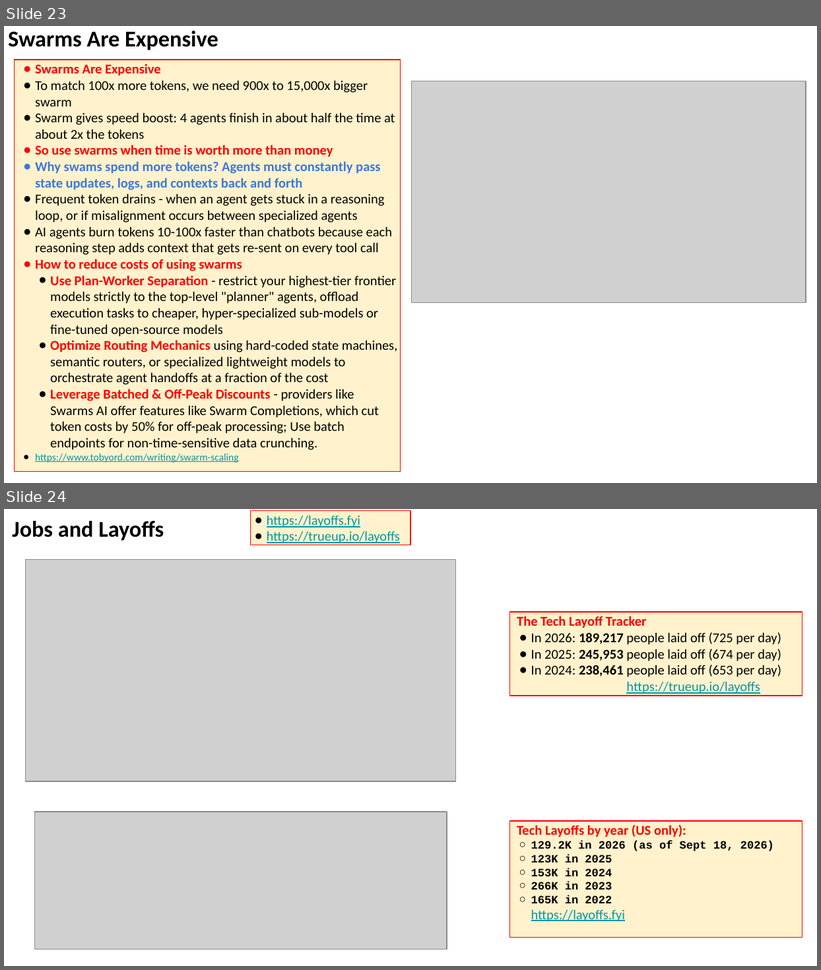
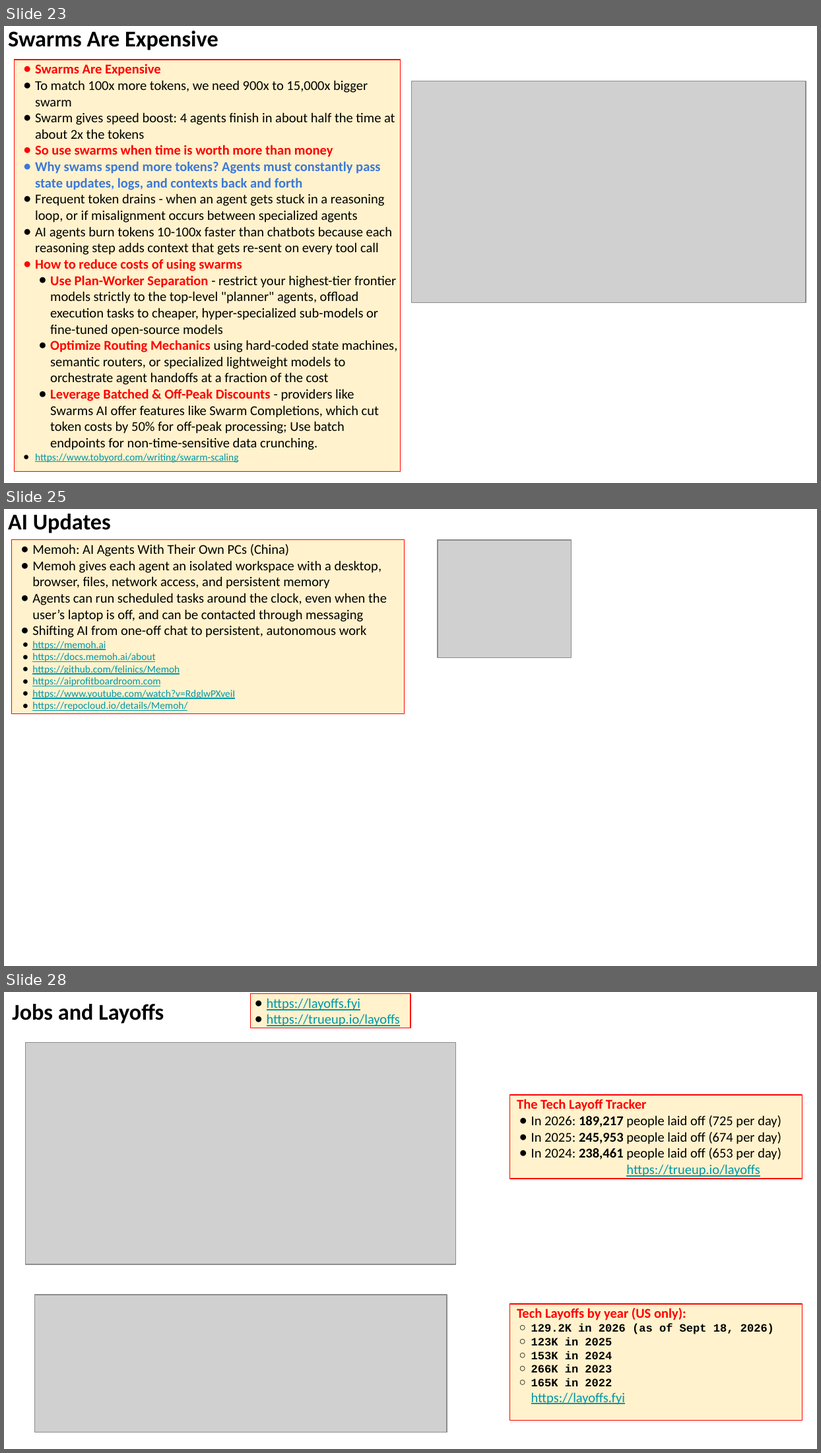
Before and after one commit to lselector/seminar, a slide deck: 2026/2026-09-25-AI-News.pptx. Shown one above the other, each under a label of ours: slides 23 and 24 before the commit, slides 23, 25 and 28 after it; the slides between them are not shown. The pictures are 821x970 and 821x1453 pixels, drawn with LibreOffice and Linux fonts; fonts in the diff are those of the drawing; grey boxes stand for pictures. Boxes give left, top, right and bottom in pixels: in the first picture for what was removed or moved away, otherwise in the second. Text is boxed around its words. In the diff, an @@ line names an element or a change of style, - is before the commit and + after.

```diff
--- a/2026/2026-09-25-AI-News.pptx
+++ b/2026/2026-09-25-AI-News.pptx
@@ slide 25 added at [4, 509, 817, 966], background #FFFFFF @@
@@ text added at [8, 514, 111, 533], 20 pt, text #000000, bold @@
+AI Updates
@@ rectangle added at [11, 540, 404, 714], fill #FFF2CC, outline #FF0000 0.75 pt, 12 pt, text #000000 @@
+● Memoh: AI Agents With Their Own PCs (China)
+● Memoh gives each agent an isolated workspace with a desktop, browser, files, network access, and persistent memory
+● Agents can run scheduled tasks around the clock, even when the user’s laptop is off, and can be contacted through messaging
+● Shifting AI from one-off chat to persistent, autonomous work
+● https://memoh.ai
+● https://docs.memoh.ai/about
+● https://github.com/felinics/Memoh
+● https://aiprofitboardroom.com
+● https://www.youtube.com/watch?v=RdglwPXveiI
+● https://repocloud.io/details/Memoh/
@@ picture added at [438, 540, 572, 657] @@
@@ what was slide 24 is now slide 28 @@
```
Also in this commit, not shown: 3 slides changed, 3 other slides added, 7 slides removed.
